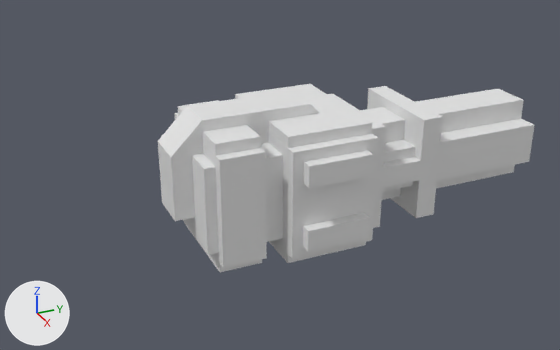
Two versions of the OBJ model Assets/Meshs/Tower1/Tower1_2.obj, one commit apart.
Rendered twice from a camera (50 mm lens) standing at (1.869, -0.935, 1.488) and looking at (-0.011, -0.089, 0.548). Arrows for +X, +Y and +Z are at lower left; the lights stay in place. Where no turn or scale is listed for an object, it has been applied to the vertices. Vertices at the same position are counted once.

The older version as bpy lines, for what is in view:
```python
me_tower1_2 = bpy.data.meshes.new('Tower1_2')
me_tower1_2.from_pydata(...)  # 184 vertices, 288 faces; spans x -0.25..0.25, y -0.432..0.719, z 0.375..0.781
ob_tower1_2 = bpy.data.objects.new('Tower1_2', me_tower1_2)
ob_tower1_2.location = (0.0, 0.0, 0.0)
```
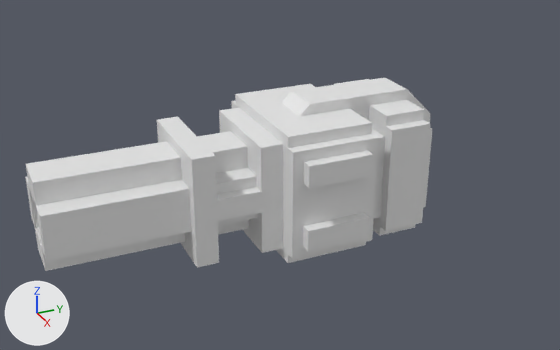
What differs and where, as boxes (x1, y1, x2, y2) in the pictures (560 x 350 px):
'Tower1_2', reshaped (8% wider)
    before: (158, 84, 534, 272)
    after: (25, 78, 432, 271)
part 1 of me_tower1_2, added
    after: (219, 108, 283, 253)
part 2 of me_tower1_2, added
    after: (217, 187, 262, 221)
part 3 of me_tower1_2, added
    after: (157, 117, 219, 268)
part 4 of me_tower1_2, added
    after: (372, 129, 385, 218)
part 5 of me_tower1_2, added
    after: (369, 116, 430, 231)
part 6 of me_tower1_2, added
    after: (334, 79, 425, 126)
part 7 of me_tower1_2, added
    after: (373, 221, 415, 236)
part 8 of me_tower1_2, added
    after: (423, 128, 432, 207)
part 9 of me_tower1_2, added
    after: (25, 131, 257, 271)
part 10 of me_tower1_2, deleted
    before: (158, 94, 421, 272)
part 11 of me_tower1_2, cut back
    before: (175, 86, 534, 268)
    after: (281, 78, 430, 121)

What changed in the scene script:
```text
Change me_tower1_2:
    used by ob_tower1_2; location = (0.0, 0.0, 0.0)
    remove me_tower1_2.from_pydata(...)  # 184 vertices, 288 faces; spans x -0.25..0.25, y -0.432..0.719, z 0.375..0.781
    add me_tower1_2.from_pydata(...)  # 188 vertices, 288 faces; spans x -0.25..0.25, y -0.781..0.37, z 0.375..0.781
    me_tower1_2 part 1: a new loose piece, a box spanning x -0.156..0.156, y -0.219..-0.156, z 0.406..0.719
    me_tower1_2 part 2: a new loose piece, a box spanning x 0.094..0.156, y -0.344..-0.219, z 0.531..0.594
    me_tower1_2 part 3: a new loose piece, a box spanning x -0.156..0.156, y -0.406..-0.344, z 0.406..0.719
    me_tower1_2 part 4: a new loose piece, a box spanning x -0.156..0.156, y 0.094..0.156, z 0.438..0.688
    me_tower1_2 part 5: a new loose piece, a box spanning x -0.188..0.188, y 0.156..0.281, z 0.406..0.719
    me_tower1_2 part 6: a new loose piece, a box spanning x -0.156..0.156, y 0.157..0.281, z 0.688..0.75
    me_tower1_2 part 7: a new loose piece, a box spanning x -0.156..0.156, y 0.157..0.281, z 0.375..0.438
    me_tower1_2 part 8: a new loose piece, a box spanning x -0.156..0.156, y 0.25..0.313, z 0.437..0.688
    me_tower1_2 part 9: a new loose piece of 28 vertices spanning x -0.125..0.125, y -0.781..-0.219, z 0.438..0.688
    me_tower1_2 part 10: 8 loose pieces with 64 vertices, spanning x -0.156..0.156, y -0.432..0.281, z 0.375..0.781, are deleted
    me_tower1_2 part 11
    52 vertices are removed from x -0.188..0.188, y -0.344..0.719, z 0.406..0.781
    104 faces are deleted
    4 vertices move within x -0.062..0.062, y -0.031, z 0.781
    12 vertices are added at x -0.062..0.063, y 0.193..0.37, z 0.604..0.781
    32 new faces join them
```
